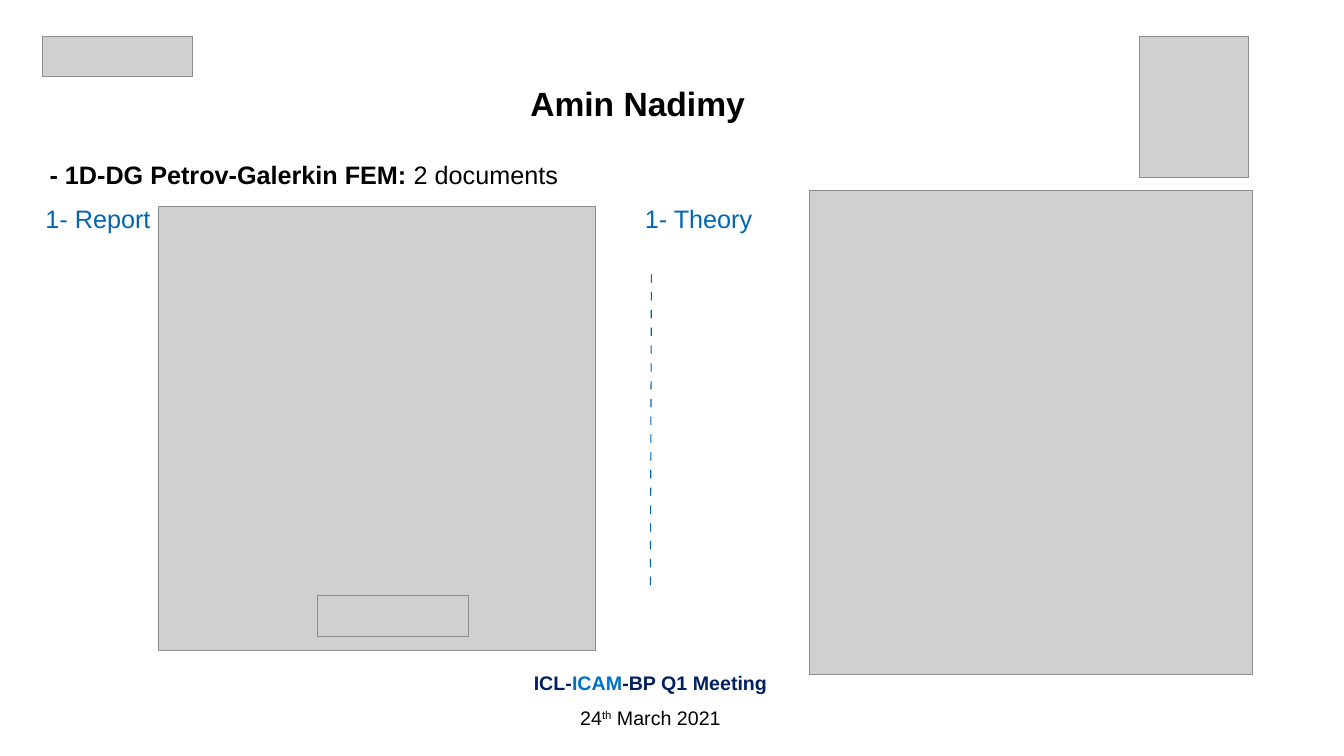
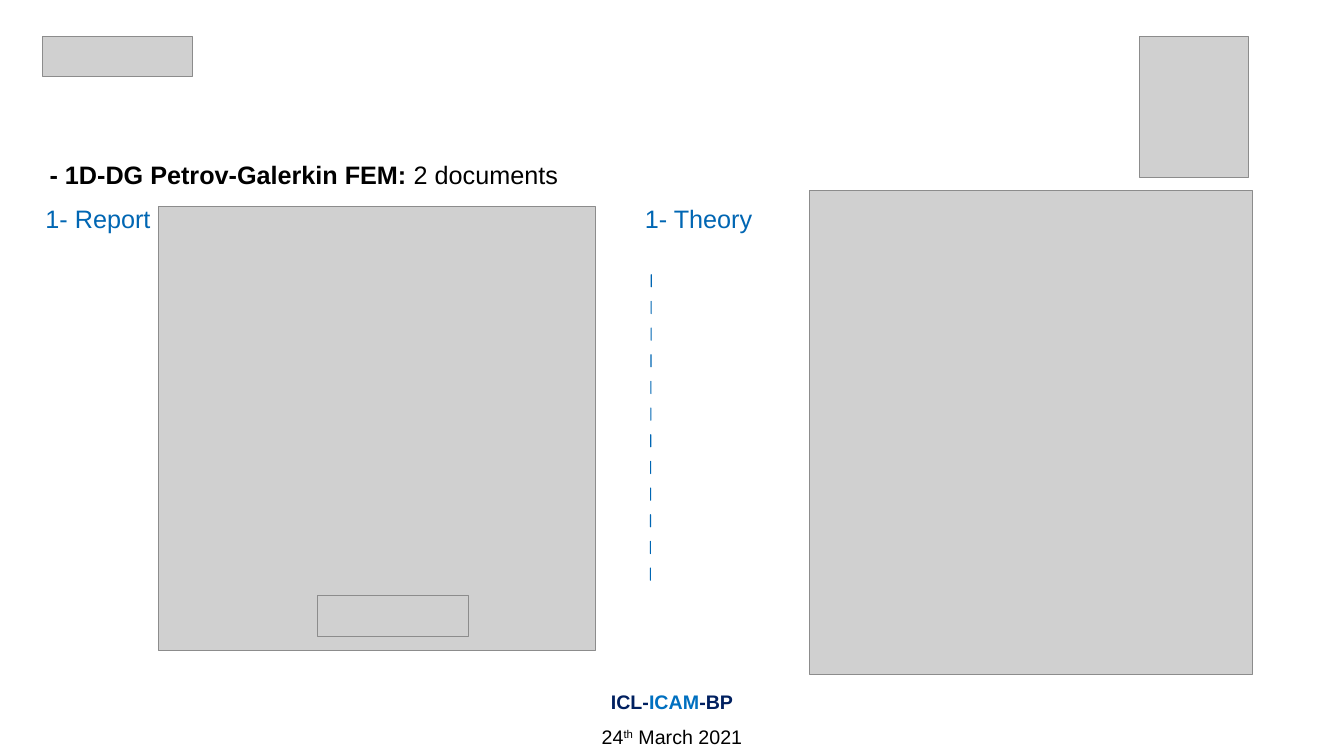
Before and after one commit to Amin-Nadimy/Wave-Equation, a slide deck: slide 4 of BP/BP-ICAM 24 Mar 2021.pptx (slide 1 before the commit). Drawn at 1344x756 pixels with LibreOffice and Linux fonts; fonts in the diff are those of the drawing; grey boxes stand for pictures. Boxes give left, top, right and bottom in pixels: in the first picture for what was removed or moved away, otherwise in the second. Text is boxed around its words. In the diff, an @@ line names an element or a change of style, - is before the commit and + after.

```diff
--- a/BP/BP-ICAM 24 Mar 2021.pptx
+++ b/BP/BP-ICAM 24 Mar 2021.pptx
@@ text removed at (530, 91, 745, 123) @@
-Amin Nadimy
@@ text "ICL-ICAM-BP": place and size @@
-text "ICL-ICAM-BP" at (534, 675, 767, 726)
+text "ICL-ICAM-BP" at (611, 695, 742, 745)
@@ text at (611, 695, 733, 710): text changed @@
-ICL-ICAM-BP Q1 Meeting
+ICL-ICAM-BP
```
Also in this commit, not shown: 7 other slides changed, 2 slides added, 4 other files.
